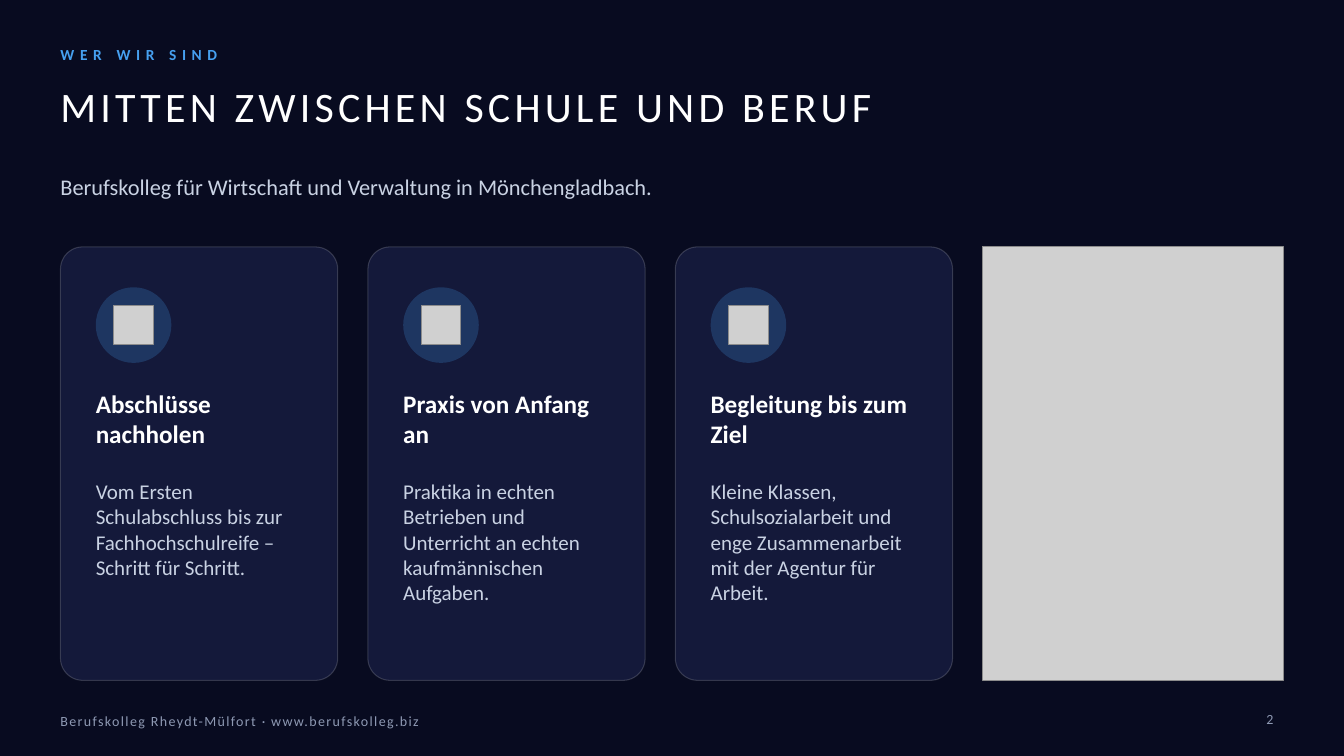
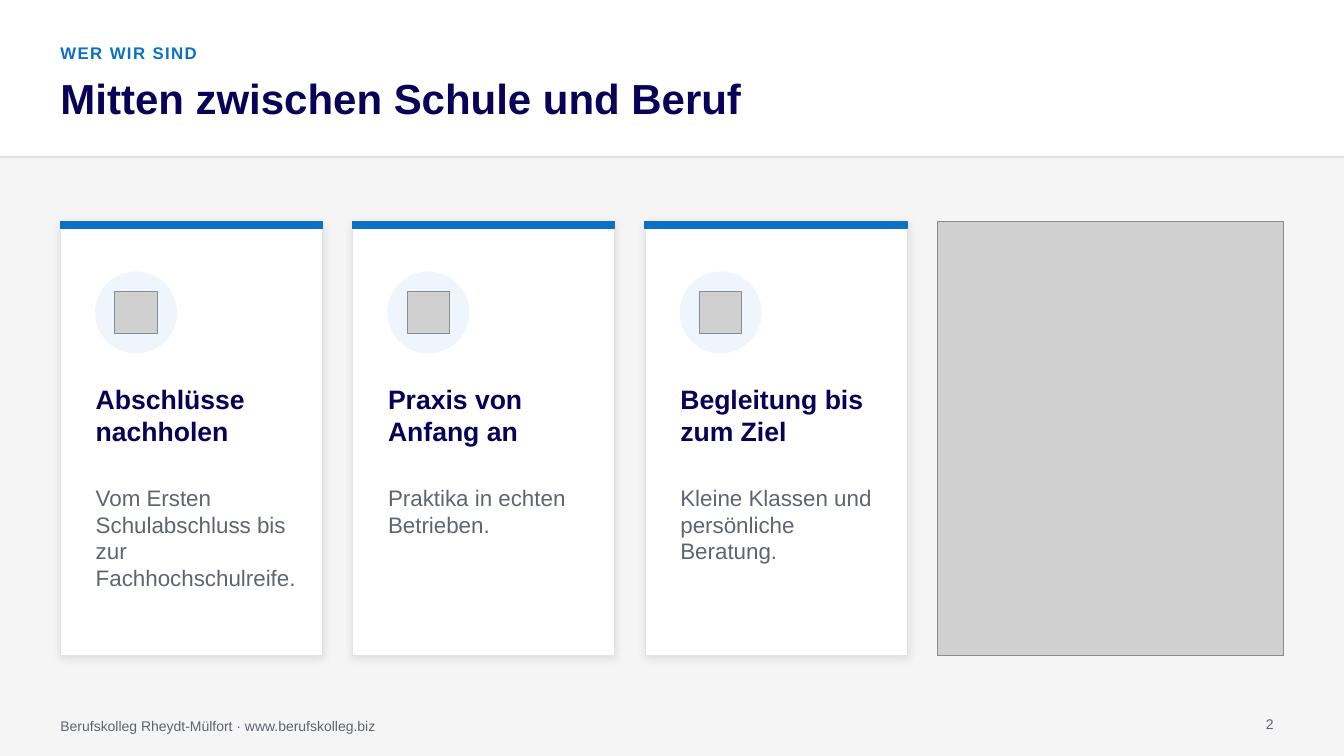
Before and after one commit to bk-rheydt-muelfort/dein-weg, a slide deck: slide 2 of assets/Dein-Weg-Dein-Abschluss.pptx. Drawn at 1344x756 pixels with LibreOffice and Linux fonts; fonts in the diff are those of the drawing; grey boxes stand for pictures; background and template pictures are left out. Boxes give left, top, right and bottom in pixels: in the first picture for what was removed or moved away, otherwise in the second. Text is boxed around its words. In the diff, an @@ line names an element or a change of style, - is before the commit and + after.

```diff
--- a/assets/Dein-Weg-Dein-Abschluss.pptx
+++ b/assets/Dein-Weg-Dein-Abschluss.pptx
@@ background #080B20 to #F5F5F5 @@
@@ rectangle added at (0,0,1344,156), fill #FFFFFF @@
@@ text "WER WIR SIND" at (60,47,197,59): size 11 to 12 pt, font Calibri to Arial, text colour #46A0F0 to #0C71C3, letter spacing 4 to 1 pt @@
@@ title at (60,83,741,115): text changed; font Calibri to Arial; text colour #FFFFFF to #090058; bold on @@
-MITTEN ZWISCHEN SCHULE UND BERUF
+Mitten zwischen Schule und Beruf
@@ rectangle added at (0,156,1344,158), fill #E2E3E7 @@
@@ text removed at (60,179,652,199) @@
-Berufskolleg für Wirtschaft und Verwaltung in Mönchengladbach.
@@ rectangle added at (60,222,323,655), fill #FFFFFF, outline #E2E3E7 0.75 pt @@
@@ rectangle added at (60,222,323,229), fill #0C71C3, outline #0C71C3 1 pt @@
@@ rectangle: place and size @@
-rectangle at (368,247,645,681)
+rectangle at (353,222,615,655)
@@ rectangle at (353,222,615,655): rounded rectangle to rectangle; fill #161C3E at 88% opacity to #FFFFFF; outline #FFFFFF 0.75 pt to #E2E3E7 0.75 pt; shadow on @@
@@ rectangle added at (353,222,615,229), fill #0C71C3, outline #0C71C3 1 pt @@
@@ rectangle added at (645,222,907,655), fill #FFFFFF, outline #E2E3E7 0.75 pt @@
@@ rectangle added at (645,222,907,229), fill #0C71C3, outline #0C71C3 1 pt @@
@@ picture: place and size @@
-picture at (983,247,1284,681)
+picture at (938,222,1284,655)
@@ rounded rectangle removed at (60,247,338,681) @@
@@ rounded rectangle removed at (676,247,953,681) @@
@@ ellipse: place and size @@
-ellipse at (96,287,171,363)
+ellipse at (96,272,176,353)
@@ picture: place and size @@
-picture at (114,306,153,345)
+picture at (115,291,157,334)
@@ ellipse: place and size @@
-ellipse at (403,287,479,363)
+ellipse at (388,272,469,353)
@@ picture added at (407,291,450,334) @@
@@ fill #46A0F0 at 22% opacity to #EEF5FC; outline none to #EEF5FC 1 pt in 3 elements at (96,272,176,353), (388,272,469,353), (681,272,761,353) @@
@@ ellipse: place and size @@
-ellipse at (711,287,786,363)
+ellipse at (681,272,761,353)
@@ picture added at (700,291,742,334) @@
@@ picture removed at (421,306,461,345) @@
@@ picture removed at (729,306,768,345) @@
@@ text "Praxis von Anfang an": place and size @@
-text "Praxis von Anfang an" at (403,395,589,443)
+text "Praxis von Anfang an" at (388,389,522,446)
@@ size 18 to 19 pt, font Calibri to Arial, text colour #FFFFFF to #090058 in 3 elements at (96,389,245,442), (388,389,522,446), (680,389,863,442) @@
@@ text "Begleitung bis zum Ziel": place and size @@
-text "Begleitung bis zum Ziel" at (711,395,907,443)
+text "Begleitung bis zum Ziel" at (680,389,863,442)
@@ text at (96,490,296,586): text changed; size 15 to 16 pt; font Calibri to Arial; text colour #C9D2E3 to #5F6470 @@
-Vom Ersten Schulabschluss bis zur Fachhochschulreife – Schritt für Schritt.
+Vom Ersten Schulabschluss bis zur Fachhochschulreife.
@@ text at (388,490,565,533): text changed; size 15 to 16 pt; font Calibri to Arial; text colour #C9D2E3 to #5F6470 @@
-Praktika in echten Betrieben und Unterricht an echten kaufmännischen Aufgaben.
+Praktika in echten Betrieben.
@@ text at (680,490,871,564): text changed; size 15 to 16 pt; font Calibri to Arial; text colour #C9D2E3 to #5F6470 @@
-Kleine Klassen, Schulsozialarbeit und enge Zusammenarbeit mit der Agentur für Arbeit.
+Kleine Klassen und persönliche Beratung.
@@ text "Berufskolleg Rheydt-Mülfort · www.berufskolleg.biz" at (60,721,375,734): font Calibri to Arial, text colour #8E99B3 to #5F6470, letter spacing 1 to 0 pt @@
@@ page number at (1266,719,1274,729): font Calibri to Arial, text colour #8E99B3 to #5F6470 @@
```
Also in this commit, not shown: 12 other slides changed, 14 other files.
